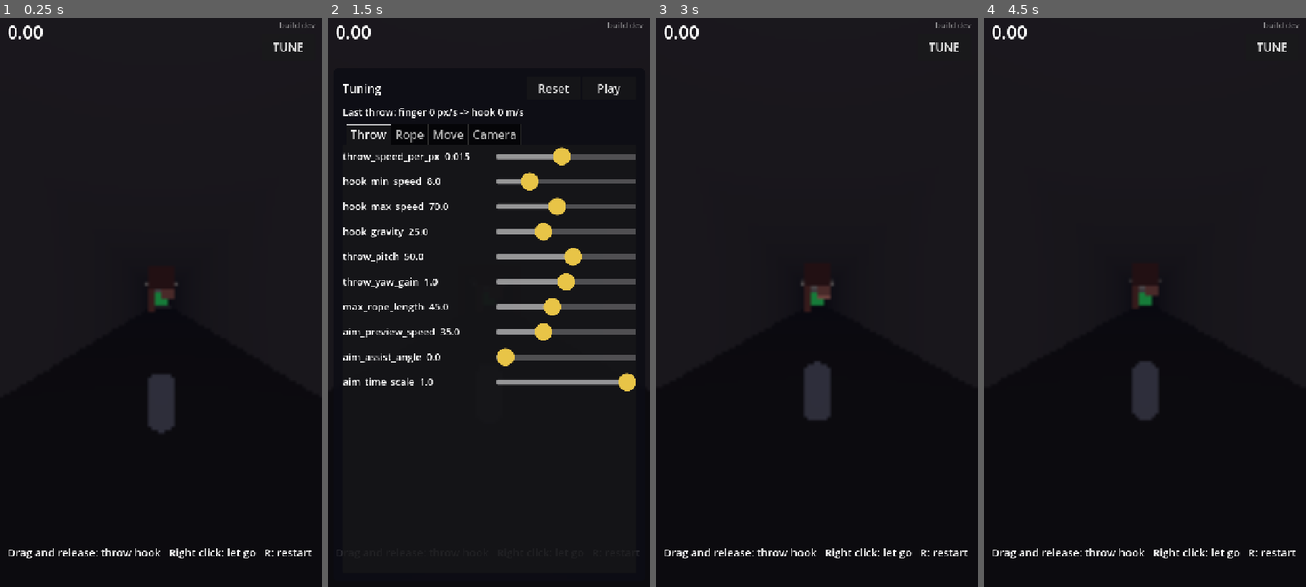
Above: before the commit, frames 1-4 (left to right).
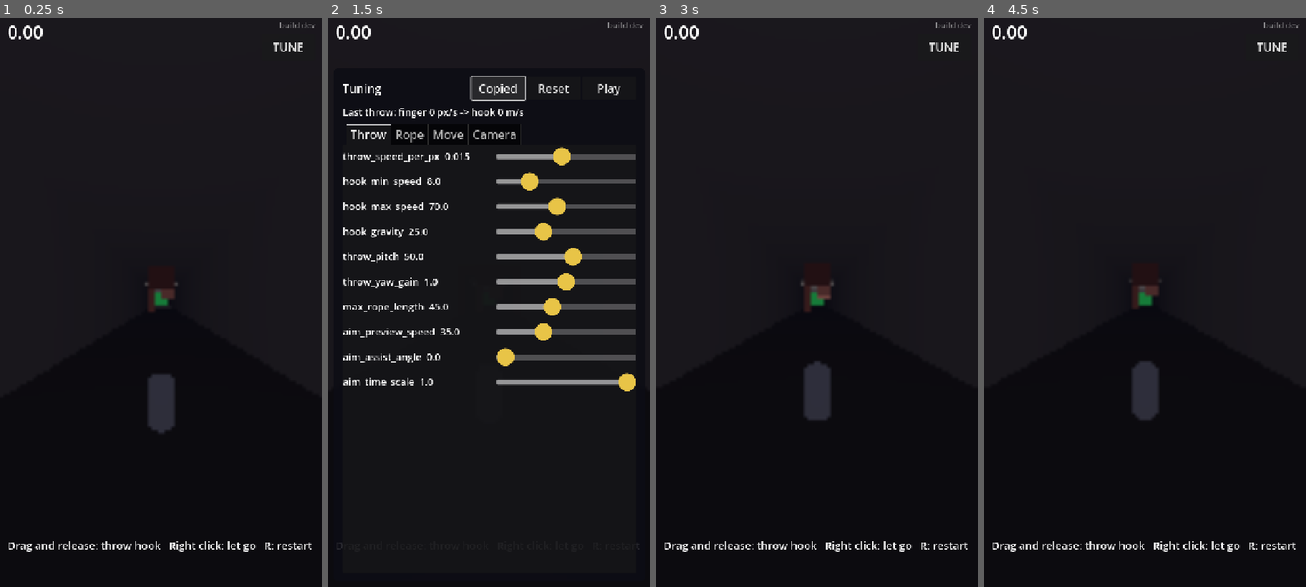
Above: after the commit, the same moments.

Repository: j4nric/Grappling-hook-app
Game: Godot game, scene res://scenes/main.tscn
Same seed, same stepped clock (60 frames per second), same inputs: the game is played once before the commit and once after it.
Inputs (mouse positions are in pixels of both pictures, inside the frame that each line leads up to):
- Up to frame 1 (0.25 s): no input
- Up to frame 2 (1.5 s): click "TUNE" at 0.5 s; click (498, 86) at 1.25 s, where only the run after the commit has a clickable "Copy"
- Up to frame 3 (3 s): click (826, 86) at 2 s, where only the run after the commit has a clickable "Copied"; click "Play" at 2.75 s
- Up to frame 4 (4.5 s): click "TUNE" at 3.5 s; click "Play" at 4.25 s

The runs differ from the first frame. In frame 1, 1.0% of the frame differs, in the area x 2-97%, y 91-95%; in frame 2, 0.8%; in frame 3, 1.0%; in frame 4, 1.0%.

Commit message:
Bedienung: Hinweis ausblenden, Ziel-Bildschirm, Werte kopieren, Safe Area
- Steuerungs-Hinweis verschwindet nach dem ersten Treffer
- Großer Ziel-Bildschirm mit Zeit, Bestzeit und „Tap to play again“
- Bestzeit dauerhaft im HUD unter dem Timer
- TUNE: „Copy“ kopiert veränderte Werte als Text (auch in iOS Safari,
  Kopieren läuft im touchend-Handler des Browsers)
- HUD hält Abstand zu Notch und Home-Indikator; Statusleiste der
  Home-Bildschirm-App nicht mehr transparent
- Tests für Hinweis, Ziel, Neustart, Safe Area, Werte-Text

Co-Authored-By: Claude Opus 5.5 <noreply@anthropic.com>
Claude-Session: https://claude.ai/code/session_01NprrisYecDf1UXiA34pvZx

Diff:
--- a/scenes/main.tscn
+++ b/scenes/main.tscn
@@ -40,41 +40,102 @@
 
 [node name="HUD" type="CanvasLayer" parent="."]
 
-[node name="TimeLabel" type="Label" parent="HUD"]
+[node name="Safe" type="Control" parent="HUD"]
+layout_mode = 3
+anchors_preset = 15
+anchor_right = 1.0
+anchor_bottom = 1.0
+grow_horizontal = 2
+grow_vertical = 2
+mouse_filter = 2
+
+[node name="TimeLabel" type="Label" parent="HUD/Safe"]
+layout_mode = 0
 offset_left = 16.0
-offset_top = 12.0
 offset_right = 300.0
-offset_bottom = 60.0
+offset_bottom = 48.0
 theme_override_font_sizes/font_size = 40
 text = "0.00"
 
-[node name="HintLabel" type="Label" parent="HUD"]
+[node name="BestLabel" type="Label" parent="HUD/Safe"]
+modulate = Color(1, 1, 1, 0.7)
+layout_mode = 0
+offset_left = 16.0
+offset_top = 50.0
+offset_right = 400.0
+offset_bottom = 78.0
+theme_override_font_sizes/font_size = 20
+
+[node name="HintLabel" type="Label" parent="HUD/Safe"]
+layout_mode = 1
 anchors_preset = 12
 anchor_top = 1.0
 anchor_right = 1.0
 anchor_bottom = 1.0
 offset_left = 16.0
-offset_top = -96.0
+offset_top = -72.0
 offset_right = -16.0
-offset_bottom = -24.0
+grow_horizontal = 2
 grow_vertical = 0
 theme_override_font_sizes/font_size = 24
 autowrap_mode = 3
-text = "Left click / swipe: grapple    Right click / tap: release    R: restart"
 
-[node name="VersionLabel" type="Label" parent="HUD"]
+[node name="VersionLabel" type="Label" parent="HUD/Safe"]
 modulate = Color(1, 1, 1, 0.5)
+layout_mode = 1
 anchors_preset = 1
 anchor_left = 1.0
 anchor_right = 1.0
 offset_left = -316.0
-offset_top = 12.0
 offset_right = -16.0
-offset_bottom = 40.0
+offset_bottom = 28.0
 grow_horizontal = 0
 theme_override_font_sizes/font_size = 18
 text = "build dev"
 horizontal_alignment = 2
 
+[node name="FinishPanel" type="PanelContainer" parent="HUD/Safe"]
+visible = false
+layout_mode = 1
+anchors_preset = 8
+anchor_left = 0.5
+anchor_top = 0.5
+anchor_right = 0.5
+anchor_bottom = 0.5
+offset_left = -280.0
+offset_top = -200.0
+offset_right = 280.0
+offset_bottom = 200.0
+grow_horizontal = 2
+grow_vertical = 2
+mouse_filter = 2
+
+[node name="Lines" type="VBoxContainer" parent="HUD/Safe/FinishPanel"]
+layout_mode = 2
+alignment = 1
+
+[node name="Title" type="Label" parent="HUD/Safe/FinishPanel/Lines"]
+layout_mode = 2
+theme_override_font_sizes/font_size = 36
+text = "FINISH"
+horizontal_alignment = 1
+
+[node name="Time" type="Label" parent="HUD/Safe/FinishPanel/Lines"]
+layout_mode = 2
+theme_override_font_sizes/font_size = 72
+text = "0.00"
+horizontal_alignment = 1
+
+[node name="Best" type="Label" parent="HUD/Safe/FinishPanel/Lines"]
+layout_mode = 2
+theme_override_font_sizes/font_size = 28
+horizontal_alignment = 1
+
+[node name="Again" type="Label" parent="HUD/Safe/FinishPanel/Lines"]
+layout_mode = 2
+theme_override_font_sizes/font_size = 30
+text = "Tap to play again"
+horizontal_alignment = 1
+
 [node name="Tuning" type="CanvasLayer" parent="."]
 script = ExtResource("5_tuning")
--- a/scripts/game.gd
+++ b/scripts/game.gd
@@ -1,14 +1,17 @@
 extends Node3D
-## Level flow: timer, finish detection, fall-out reset, restart.
+## Level flow: timer, finish detection, fall-out reset, restart, HUD.
 
 ## Falling below this Y resets the run.
 @export var kill_y := -30.0
 
 @onready var player := $Player
 @onready var finish: Area3D = $TestTunnel/Finish
-@onready var time_label: Label = $HUD/TimeLabel
-@onready var hint_label: Label = $HUD/HintLabel
-@onready var version_label: Label = $HUD/VersionLabel
+@onready var safe: Control = $HUD/Safe
+@onready var time_label: Label = $HUD/Safe/TimeLabel
+@onready var best_label: Label = $HUD/Safe/BestLabel
+@onready var hint_label: Label = $HUD/Safe/HintLabel
+@onready var version_label: Label = $HUD/Safe/VersionLabel
+@onready var finish_panel: PanelContainer = $HUD/Safe/FinishPanel
 
 var _start_position := Vector3.ZERO
 var _elapsed := 0.0
@@ -17,16 +20,26 @@
 var _best := INF
 var _touch := DisplayServer.is_touchscreen_available()
 var _landscape := false
+## The controls hint disappears after the first hook that sticks.
+var _hint_dismissed := false
 
 
 func _ready() -> void:
 	_start_position = player.global_position
 	finish.body_entered.connect(_on_finish_body_entered)
+	player.hook_attached.connect(_on_hook_attached)
 	InputRouter.restart_requested.connect(restart)
 	InputRouter.throw_requested.connect(_on_any_input)
 	InputRouter.release_requested.connect(_on_any_input)
 	version_label.text = "build %s" % ProjectSettings.get_setting("application/config/version", "dev")
-	_update_hint()
+	var panel_style := StyleBoxFlat.new()
+	panel_style.bg_color = Color(0.03, 0.03, 0.05, 0.85)
+	panel_style.set_corner_radius_all(16)
+	panel_style.set_content_margin_all(24.0)
+	finish_panel.add_theme_stylebox_override("panel", panel_style)
+	get_viewport().size_changed.connect(_apply_safe_area)
+	_apply_safe_area()
+	_update_hud()
 
 
 func _process(delta: float) -> void:
@@ -40,7 +53,7 @@
 	var landscape := size.x > size.y
 	if landscape != _landscape:
 		_landscape = landscape
-		_update_hint()
+		_update_hud()
 
 
 func restart() -> void:
@@ -48,7 +61,7 @@
 	_elapsed = 0.0
 	_running = false
 	_finished = false
-	_update_hint()
+	_update_hud()
 
 
 func _on_any_input(_a = null, _b = null, _c = null) -> void:
@@ -58,24 +71,43 @@
 		_running = true
 
 
+func _on_hook_attached(_point: Vector3, _normal: Vector3) -> void:
+	if not _hint_dismissed:
+		_hint_dismissed = true
+		_update_hud()
+
+
 func _on_finish_body_entered(body: Node3D) -> void:
 	if body != player or _finished:
 		return
 	_finished = true
 	_running = false
+	var new_best := _elapsed < _best
 	_best = minf(_best, _elapsed)
-	_update_hint()
+	finish_panel.get_node("Lines/Time").text = "%.2f s" % _elapsed
+	finish_panel.get_node("Lines/Best").text = "New best!" if new_best else "Best: %.2f s" % _best
+	finish_panel.get_node("Lines/Again").text = "Tap to play again" if _touch else "Click to play again"
+	_update_hud()
 
 
-func _update_hint() -> void:
-	var restart_text := "two-finger tap" if _touch else "click"
+func _apply_safe_area() -> void:
+	var m := SafeArea.margins(get_viewport())
+	safe.offset_left = m.x
+	safe.offset_top = m.y
+	safe.offset_right = -m.z
+	safe.offset_bottom = -m.w
+
+
+func _update_hud() -> void:
+	finish_panel.visible = _finished
+	best_label.text = "" if _best == INF else "Best %.2f" % _best
 	if _finished:
-		hint_label.text = "Finished in %.2f s  |  Best: %.2f s  |  Tap/%s to restart" % [_elapsed, _best, restart_text]
-		return
-	var best_text := "" if _best == INF else "   Best: %.2f s" % _best
-	if _landscape and _touch:
-		hint_label.text = "Hold your phone upright (portrait)" + best_text
+		hint_label.text = ""
+	elif _landscape and _touch:
+		hint_label.text = "Hold your phone upright (portrait)"
+	elif _hint_dismissed:
+		hint_label.text = ""
 	elif _touch:
-		hint_label.text = "Swipe up and let go: throw hook\nTap: let go   Two-finger tap: restart" + best_text
+		hint_label.text = "Swipe up and let go: throw hook\nTap: let go   Two-finger tap: restart"
 	else:
-		hint_label.text = "Drag and release: throw hook   Right click: let go   R: restart" + best_text
+		hint_label.text = "Drag and release: throw hook   Right click: let go   R: restart"
--- /dev/null
+++ b/scripts/safe_area.gd
@@ -0,0 +1,26 @@
+class_name SafeArea
+## Screen insets (notch, Dynamic Island, home indicator) in viewport units, so
+## HUD elements can stay clear of them. Natively the OS reports the safe area;
+## in the browser it is usually the full screen, so minimum margins apply too.
+
+## Minimum top and bottom margins (viewport units, 720 px wide screen).
+const MIN_TOP := 12.0
+const MIN_BOTTOM := 40.0
+
+
+## Returns Vector4(left, top, right, bottom) margins in viewport units.
+static func margins(viewport: Viewport) -> Vector4:
+	var window := Vector2(DisplayServer.window_get_size())
+	var visible := viewport.get_visible_rect().size
+	var result := Vector4(0, MIN_TOP, 0, MIN_BOTTOM)
+	if window.x <= 0 or window.y <= 0:
+		return result
+	var safe := Rect2(DisplayServer.get_display_safe_area())
+	if safe.size.x <= 0 or safe.size.y <= 0:
+		return result
+	var scale := visible / window
+	result.x = maxf(result.x, safe.position.x * scale.x)
+	result.y = maxf(result.y, safe.position.y * scale.y)
+	result.z = maxf(result.z, (window.x - safe.end.x) * scale.x)
+	result.w = maxf(result.w, (window.y - safe.end.y) * scale.y)
+	return result
--- a/scripts/tuning_panel.gd
+++ b/scripts/tuning_panel.gd
@@ -74,6 +74,7 @@
 var _panel: PanelContainer
 var _toggle: Button
 var _last_throw: Label
+var _copy: Button
 
 
 func _ready() -> void:
@@ -150,6 +151,12 @@
 	title.text = "Tuning"
 	title.size_flags_horizontal = Control.SIZE_EXPAND_FILL
 	header.add_child(title)
+	_copy = Button.new()
+	_copy.text = "Copy"
+	_copy.custom_minimum_size = Vector2(120, ROW_HEIGHT)
+	# Arm on press: the copy itself runs in the browser's touchend handler.
+	_copy.button_down.connect(_copy_values)
+	header.add_child(_copy)
 	var reset := Button.new()
 	reset.text = "Reset"
 	reset.custom_minimum_size = Vector2(120, ROW_HEIGHT)
@@ -241,6 +248,35 @@
 	return is_equal_approx(_sliders[_key(p)].value, snappedf(_defaults[_key(p)], p[4]))
 
 
+## Tuned values as text, to send them to Claude without a screenshot.
+func values_text() -> String:
+	var lines: PackedStringArray = []
+	for p in PARAMS:
+		if not _is_default(p):
+			lines.append("%s = %s (default %s)" % [_key(p), str(snappedf(_sliders[_key(p)].value, p[4])), str(snappedf(_defaults[_key(p)], p[4]))])
+	if lines.is_empty():
+		return "Grappling Cave tuning: all values at default"
+	return "Grappling Cave tuning:\n" + "\n".join(lines)
+
+
+func _copy_values() -> void:
+	var text := values_text()
+	if OS.has_feature("web"):
+		# Browsers (iOS Safari above all) only allow clipboard writes inside a
+		# real input event handler. Godot handles input a frame later, so the
+		# write is armed now and runs when the finger lifts.
+		JavaScriptBridge.eval("""
+			window.gcCopyText = %s;
+			const gcCopy = () => navigator.clipboard.writeText(window.gcCopyText).catch(() => {});
+			window.addEventListener('touchend', gcCopy, {once: true, capture: true});
+			window.addEventListener('mouseup', gcCopy, {once: true, capture: true});
+		""" % JSON.stringify(text))
+	else:
+		DisplayServer.clipboard_set(text)
+	_copy.text = "Copied"
+	get_tree().create_timer(1.5, true, false, true).timeout.connect(func() -> void: _copy.text = "Copy")
+
+
 func _reset() -> void:
 	for p in PARAMS:
 		_sliders[_key(p)].value = _defaults[_key(p)]
--- /dev/null
+++ b/tests/test_hud.gd
@@ -0,0 +1,40 @@
+extends "res://tests/test_case.gd"
+## HUD: controls hint, finish screen, safe area, tuning values as text.
+
+
+func run() -> void:
+	await load_main()
+	var p := player()
+	var hint: Label = main.get_node("HUD/Safe/HintLabel")
+	var panel: Control = main.get_node("HUD/Safe/FinishPanel")
+	await wait_frames(10)
+
+	check(hint.text != "", "controls hint shows at the start")
+	InputRouter.throw_requested.emit(Vector2(0, -300), Vector2(0, -3000))
+	await wait_until(func() -> bool: return p.hook_state == p.HookState.ATTACHED, 60)
+	check(hint.text == "", "hint disappears after the first hook")
+	main.restart()
+	check(hint.text == "", "hint stays away after a restart")
+
+	# Finish: the finish screen shows the time, any input plays again.
+	InputRouter.throw_requested.emit(Vector2(0, -300), Vector2(0, -3000))
+	await wait_frames(30)
+	p.global_position = Vector3(0, 0, -200)
+	await wait_frames(3)
+	check(panel.visible, "finish screen appears at the finish line")
+	check(main.get_node("HUD/Safe/FinishPanel/Lines/Best").text == "New best!", "first finish is a new best")
+	check(main.get_node("HUD/Safe/BestLabel").text.begins_with("Best "), "best time shows in the HUD")
+	InputRouter.release_requested.emit()
+	await wait_frames(2)
+	check(not panel.visible, "tap after the finish plays again")
+	check(absf(p.global_position.z) < 0.5, "play again starts at the beginning")
+
+	# Safe area: at least the minimum margins.
+	var safe: Control = main.get_node("HUD/Safe")
+	check(safe.offset_top >= SafeArea.MIN_TOP and -safe.offset_bottom >= SafeArea.MIN_BOTTOM, "HUD keeps clear of the screen edges")
+
+	# Tuning values as text for copying.
+	var tuning := main.get_node("Tuning")
+	check(tuning.values_text().contains("all values at default"), "values text without changes")
+	tuning._sliders["Player/gravity"].value = 30.0
+	check(tuning.values_text().contains("Player/gravity = 30"), "values text lists changed values")
--- a/tests/test_smoke.gd
+++ b/tests/test_smoke.gd
@@ -5,6 +5,6 @@
 func run() -> void:
 	await load_main()
 	await wait_frames(60)
-	check(main.get_node("HUD/TimeLabel").text == "0.00", "timer waits for the first input")
-	check(main.get_node("HUD/HintLabel").text != "", "hint is shown")
-	check(main.get_node("HUD/VersionLabel").text.begins_with("build "), "build version is shown")
+	check(main.get_node("HUD/Safe/TimeLabel").text == "0.00", "timer waits for the first input")
+	check(main.get_node("HUD/Safe/HintLabel").text != "", "hint is shown")
+	check(main.get_node("HUD/Safe/VersionLabel").text.begins_with("build "), "build version is shown")
Not shown, changed: export_presets.cfg
Not shown, added: scripts/safe_area.gd.uid
Not shown, added: tests/test_hud.gd.uid
Not shown, changed: CLAUDE.md
Not shown, changed: README.md
Not shown, changed: docs/next-steps.md
